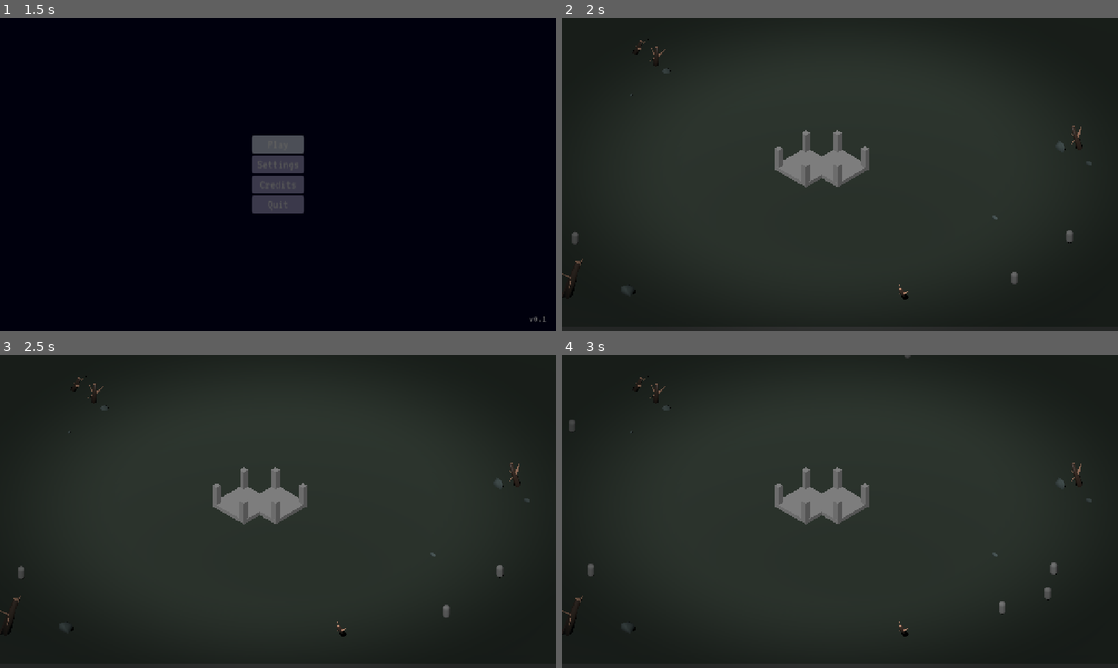
Above: before the commit, frames 1-4 (two rows, left to right).
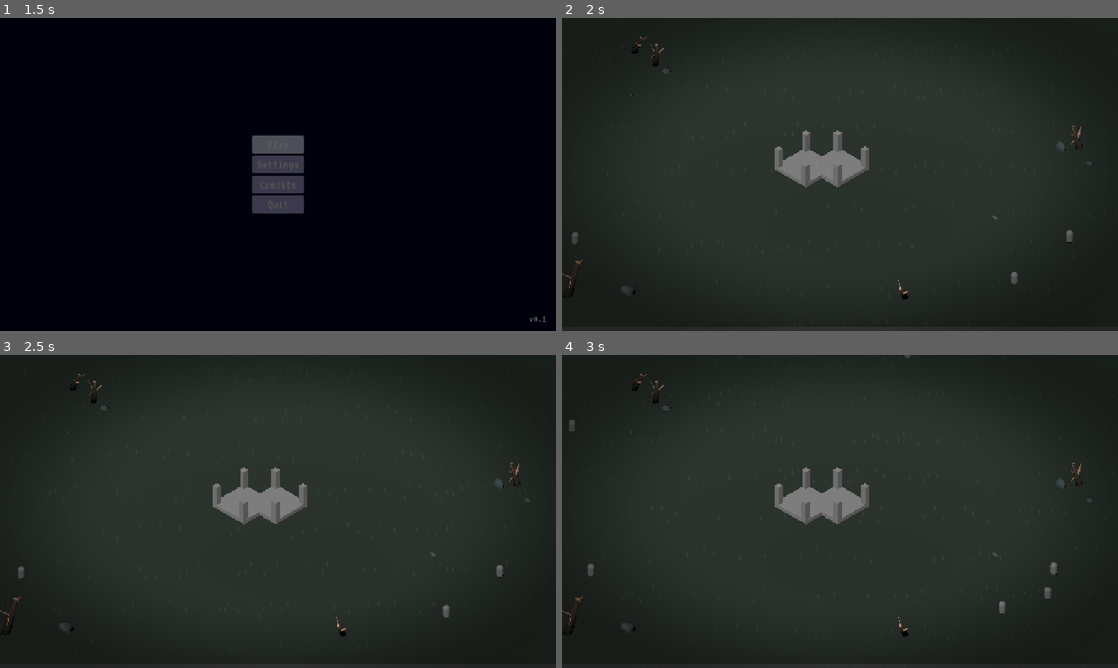
Above: after the commit, the same moments.

Repository: JeremyMarkWilcox/Tower-Defense
Game: Godot game, scene res://core/ui/boot.tscn
The game is run twice, just before and just after one commit, with the same random seed, the same clock (stepped at 60 frames per second) and the same inputs. Sound files missing from this copy of the repository are replaced by a short silence.
Inputs (mouse positions are in pixels of both pictures, inside the frame that each line leads up to):
- Up to frame 1 (1.5 s): click "Play" at 0.5 s; click "Play" at 1.25 s
- Up to frame 2 (2 s): no input
- Up to frame 3 (2.5 s): tap Enter at 2 s; move the mouse to (400, 495) at 2.02 s; hold Right (ui_right) from 2.03 s (still down); hold N (call_next_wave) from 2.03 s (still down); click (400, 495) at 2.17 s
- Up to frame 4 (3 s): move the mouse to (728, 527) at 2.77 s; release Right (ui_right) at 2.78 s; release N (call_next_wave) at 2.78 s; hold Down (ui_down) from 2.78 s (still down); tap B at 2.85 s; click (728, 527) at 2.92 s

Frame 1 is identical in both runs. In frame 2, less than 0.1% of the frame differs, in the area x 12-62%, y 6-90%; in frame 3, less than 0.1%; in frame 4, less than 0.1%.

Commit message:
Added Rain shader

Diff:
--- /dev/null
+++ b/assets/shaders/rain.gdshader
@@ -0,0 +1,79 @@
+shader_type canvas_item;
+render_mode unshaded, blend_mix;
+
+uniform vec4 rain_color : source_color =
+	vec4(0.65, 0.73, 0.77, 1.0);
+
+uniform float opacity : hint_range(0.0, 0.5) = 0.14;
+uniform float density : hint_range(0.0, 1.0) = 0.35;
+
+// Speed in screen-heights per second.
+uniform float fall_speed : hint_range(0.0, 2.0) = 0.65;
+
+// Positive values lean toward the right.
+uniform float slant : hint_range(-0.6, 0.6) = 0.15;
+
+// Size relative to the screen's height.
+uniform float streak_length : hint_range(0.005, 0.08) = 0.025;
+uniform float streak_width : hint_range(0.0005, 0.004) = 0.0012;
+
+
+float hash_2d(vec2 p) {
+	return fract(sin(dot(p, vec2(127.1, 311.7))) * 43758.5453);
+}
+
+
+void fragment() {
+	// Use screen-height units so streaks retain their proportions.
+	float aspect = SCREEN_PIXEL_SIZE.y / SCREEN_PIXEL_SIZE.x;
+	vec2 p = vec2(UV.x * aspect, UV.y);
+
+	// Slant the streaks and move the pattern downward.
+	p.x -= p.y * slant;
+	p.y -= TIME * fall_speed;
+
+	vec2 grid = vec2(48.0, 8.0);
+	vec2 cell = floor(p * grid);
+	vec2 local = fract(p * grid);
+
+	float seed = hash_2d(cell);
+
+	// Random position inside each cell, away from its boundaries.
+	float center_x = mix(
+		0.2, 0.8, hash_2d(cell + vec2(13.7, 9.2))
+	);
+	float center_y = mix(
+		0.3, 0.7, hash_2d(cell + vec2(4.1, 27.6))
+	);
+
+	vec2 distance_to_drop =
+		abs((local - vec2(center_x, center_y)) / grid);
+
+	float half_width = streak_width * 0.5;
+	float half_length = streak_length * 0.5;
+
+	// Soften the narrow edges to reduce pixel shimmer.
+	float aa = max(fwidth(p.x), 0.00001);
+
+	float across = 1.0 - smoothstep(
+		max(half_width - aa, 0.0),
+		half_width + aa,
+		distance_to_drop.x
+	);
+
+	float along = 1.0 - smoothstep(
+		0.0,
+		half_length,
+		distance_to_drop.y
+	);
+
+	float present = 1.0 - step(density, seed);
+	float brightness = mix(
+		0.5, 1.0, hash_2d(cell + vec2(38.2, 3.8))
+	);
+
+	float alpha =
+		across * along * present * brightness * opacity;
+
+	COLOR = vec4(rain_color.rgb, alpha * rain_color.a);
+}
--- a/game/game.tscn
+++ b/game/game.tscn
@@ -11,6 +11,7 @@
 [ext_resource type="PackedScene" uid="uid://dr52lc4bvyyj7" path="res://core/ui/settings_menu.tscn" id="3_m71xk"]
 [ext_resource type="PackedScene" uid="uid://c6plvsjtimxkn" path="res://assets/3dArt/dead_tree_01.glb" id="4_4cobl"]
 [ext_resource type="Resource" uid="uid://uaiismft5nub" path="res://game/data/waves/wave_01.tres" id="4_qf6n1"]
+[ext_resource type="Shader" uid="uid://bcqlmc0nah414" path="res://assets/shaders/rain.gdshader" id="5_ln7ps"]
 [ext_resource type="Resource" uid="uid://bpny3ka8b2xq5" path="res://game/data/waves/wave_02.tres" id="5_vsp63"]
 [ext_resource type="Resource" uid="uid://cb0dfd6owlsiq" path="res://game/data/waves/wave_03.tres" id="6_b686c"]
 [ext_resource type="PackedScene" uid="uid://ddt1m8s6wg7ju" path="res://core/ui/credits.tscn" id="6_dakft"]
@@ -20,6 +21,16 @@
 
 [sub_resource type="BoxMesh" id="BoxMesh_a5s0c"]
 size = Vector3(0.167, 0.167, 0.167)
+
+[sub_resource type="ShaderMaterial" id="ShaderMaterial_4cobl"]
+shader = ExtResource("5_ln7ps")
+shader_parameter/rain_color = Color(0.65, 0.73, 0.77, 1)
+shader_parameter/opacity = 0.14
+shader_parameter/density = 0.35
+shader_parameter/fall_speed = 0.65
+shader_parameter/slant = 0.15
+shader_parameter/streak_length = 0.025
+shader_parameter/streak_width = 0.0012
 
 [sub_resource type="ShaderMaterial" id="ShaderMaterial_b686c"]
 shader = ExtResource("3_hb504")
@@ -45,74 +56,85 @@
 [node name="DirectionalLight3D" type="DirectionalLight3D" parent="World" unique_id=1994589766]
 transform = Transform3D(0.8660254, -0.38302222, 0.32139382, 0, 0.64278764, 0.76604444, -0.5, -0.66341394, 0.5566704, 0, 0, 0)
 
-[node name="Ground" parent="World" unique_id=1918880653 instance=ExtResource("2_b686c")]
+[node name="Environment" type="Node3D" parent="World" unique_id=1459671944]
 
-[node name="Stronghold" parent="World" unique_id=2125922311 instance=ExtResource("1_qf6n1")]
+[node name="Ground" parent="World/Environment" unique_id=1918880653 instance=ExtResource("2_b686c")]
+
+[node name="Stronghold" parent="World/Environment" unique_id=2125922311 instance=ExtResource("1_qf6n1")]
 transform = Transform3D(-2.1855695e-07, 0, 5, 0, 1, 0, -5, 0, -2.1855695e-07, -1.495718, 1.0362198, 1.3766179)
 
-[node name="Slot_01" type="MeshInstance3D" parent="World" unique_id=100128813]
+[node name="Slot_01" type="MeshInstance3D" parent="World/Environment" unique_id=100128813]
 transform = Transform3D(4, 0, 0, 0, 14.11, 0, 0, 0, 4, -4.907729, 2.448382, 4.7888513)
 mesh = SubResource("BoxMesh_a5s0c")
 
-[node name="Slot_02" type="MeshInstance3D" parent="World" unique_id=1513955015]
+[node name="Slot_02" type="MeshInstance3D" parent="World/Environment" unique_id=1513955015]
 transform = Transform3D(4, 0, 0, 0, 14.11, 0, 0, 0, 4, -4.9091387, 2.4400382, 0.46123505)
 mesh = SubResource("BoxMesh_a5s0c")
 
-[node name="Slot_03" type="MeshInstance3D" parent="World" unique_id=1940641558]
+[node name="Slot_03" type="MeshInstance3D" parent="World/Environment" unique_id=1940641558]
 transform = Transform3D(4, 0, 0, 0, 14.11, 0, 0, 0, 4, -0.6060493, 2.448382, 4.7865343)
 mesh = SubResource("BoxMesh_a5s0c")
 
-[node name="Slot_04" type="MeshInstance3D" parent="World" unique_id=1296384859]
+[node name="Slot_04" type="MeshInstance3D" parent="World/Environment" unique_id=1296384859]
 transform = Transform3D(4, 0, 0, 0, 14.11, 0, 0, 0, 4, -2.4153163, 2.448382, -2.0408347)
 mesh = SubResource("BoxMesh_a5s0c")
 
-[node name="Slot_05" type="MeshInstance3D" parent="World" unique_id=541513090]
+[node name="Slot_05" type="MeshInstance3D" parent="World/Environment" unique_id=541513090]
 transform = Transform3D(4, 0, 0, 0, 14.11, 0, 0, 0, 4, 1.9207788, 2.448382, -2.0330393)
 mesh = SubResource("BoxMesh_a5s0c")
 
-[node name="Slot_06" type="MeshInstance3D" parent="World" unique_id=467748503]
+[node name="Slot_06" type="MeshInstance3D" parent="World/Environment" unique_id=467748503]
 transform = Transform3D(4, 0, 0, 0, 14.11, 0, 0, 0, 4, 1.9127023, 2.448382, 2.2808354)
 mesh = SubResource("BoxMesh_a5s0c")
 
-[node name="Enemies" type="Node3D" parent="World" unique_id=1363674715]
+[node name="Enemies" type="Node3D" parent="World/Environment" unique_id=1363674715]
 
-[node name="rock_01" parent="World" unique_id=885553891 instance=ExtResource("3_ee6o4")]
+[node name="rock_01" parent="World/Environment" unique_id=885553891 instance=ExtResource("3_ee6o4")]
 transform = Transform3D(1, 0, 0, 0, 1, 0, 0, 0, 1, 0, 0.3730229, 33.600082)
 
-[node name="rock_02" parent="World" unique_id=1986284191 instance=ExtResource("3_ee6o4")]
+[node name="rock_02" parent="World/Environment" unique_id=1986284191 instance=ExtResource("3_ee6o4")]
 transform = Transform3D(0.3141581, 0.9493706, 0, -0.9493706, 0.3141581, 0, 0, 0, 0.6221444, 13.93482, 0.8279035, -20.242075)
 
-[node name="rock_03" parent="World" unique_id=20079178 instance=ExtResource("3_ee6o4")]
+[node name="rock_03" parent="World/Environment" unique_id=20079178 instance=ExtResource("3_ee6o4")]
 transform = Transform3D(0.5, 0, 0, 0, 0.5, 0, 0, 0, 0.311, 18.81191, 0.5336988, -20.401806)
 
-[node name="rock_04" parent="World" unique_id=563846773 instance=ExtResource("3_ee6o4")]
+[node name="rock_04" parent="World/Environment" unique_id=563846773 instance=ExtResource("3_ee6o4")]
 transform = Transform3D(0.5, 0, 0, 0, 0.4385731, -0.14934951, 0, 0.24011175, 0.27279246, 18.952042, 0.64256907, -5.61253)
 
-[node name="rock_05" parent="World" unique_id=1502653079 instance=ExtResource("3_ee6o4")]
+[node name="rock_05" parent="World/Environment" unique_id=1502653079 instance=ExtResource("3_ee6o4")]
 transform = Transform3D(0.32751223, 0.41676426, -0.4298527, -0.48152298, 0.50379044, 1.1038849e-08, 0.2887409, 0.36742717, 0.48757216, -27.477098, 0.39540434, -0.03004837)
 
-[node name="rock_06" parent="World" unique_id=2140864810 instance=ExtResource("3_ee6o4")]
+[node name="rock_06" parent="World/Environment" unique_id=2140864810 instance=ExtResource("3_ee6o4")]
 transform = Transform3D(0.1093387, 0.120583795, -0.14350466, -0.16075459, 0.14576335, 3.6852774e-09, 0.09639504, 0.10630892, 0.16277409, -26.74106, 0.8000392, 6.219616)
 
-[node name="dead_tree_01" parent="World" unique_id=592016842 instance=ExtResource("4_4cobl")]
-transform = Transform3D(0.81883156, 0, 0.5740338, 0.054177523, 0.9955362, -0.077281624, -0.57147145, 0.094380364, 0.8151765, -29.030489, -0.12676573, 0)
+[node name="dead_tree_01" parent="World/Environment" unique_id=592016842 instance=ExtResource("4_4cobl")]
+transform = Transform3D(0.81883156, 0, 0.5740338, 0.054177523, 0.9955362, -0.077281624, -0.57147145, 0.094380364, 0.8151765, -29.030489, 0.2590394, 0)
 
-[node name="dead_tree_04" parent="World" unique_id=1535275759 instance=ExtResource("4_4cobl")]
+[node name="dead_tree_04" parent="World/Environment" unique_id=1535275759 instance=ExtResource("4_4cobl")]
 transform = Transform3D(0.71920925, -0.4207495, 0.5529085, 0.39516875, 0.90225387, 0.17256705, -0.57147145, 0.094380364, 0.8151765, 16.212196, 0.11251664, -21.931486)
 
-[node name="dead_tree_05" parent="World" unique_id=973768381 instance=ExtResource("4_4cobl")]
-transform = Transform3D(0.9599308, 0.12586583, 0.2503802, 0.040534675, 0.8217017, -0.5684741, -0.2772895, 0.5558451, 0.78367513, 22.680407, 0.19398928, 12.103888)
+[node name="dead_tree_05" parent="World/Environment" unique_id=973768381 instance=ExtResource("4_4cobl")]
+transform = Transform3D(0.9599308, 0.12586583, 0.2503802, 0.040534675, 0.8217017, -0.5684741, -0.2772895, 0.5558451, 0.78367513, 22.680407, 0.26457572, 12.103888)
 
-[node name="dead_tree_02" parent="World" unique_id=1428054735 instance=ExtResource("4_4cobl")]
+[node name="dead_tree_02" parent="World/Environment" unique_id=1428054735 instance=ExtResource("4_4cobl")]
 transform = Transform3D(-0.5615691, 0.2927253, 1.4693375, -0.10446862, 1.5576932, -0.35025468, -1.4945657, -0.21886998, -0.5276073, -4.3433876, -0.121925116, 39.03974)
 
-[node name="dead_tree_03" parent="World" unique_id=588193272 instance=ExtResource("4_4cobl")]
-transform = Transform3D(0.7547453, 0.36306286, -0.5463926, -0.29408714, 0.93176466, 0.21290232, 0.58640623, 0, 0.8100171, -32.634163, -0.12676573, 0)
+[node name="dead_tree_03" parent="World/Environment" unique_id=588193272 instance=ExtResource("4_4cobl")]
+transform = Transform3D(0.7547453, 0.36306286, -0.5463926, -0.29408714, 0.93176466, 0.21290232, 0.58640623, 0, 0.8100171, -32.634163, 0.3410957, 0)
 
 [node name="Atmosphere" type="CanvasLayer" parent="." unique_id=67527882]
 layer = 0
 
-[node name="Shader" type="ColorRect" parent="Atmosphere" unique_id=1088106623]
+[node name="Rain" type="ColorRect" parent="Atmosphere" unique_id=1144361930]
+material = SubResource("ShaderMaterial_4cobl")
+anchors_preset = 15
+anchor_right = 1.0
+anchor_bottom = 1.0
+grow_horizontal = 2
+grow_vertical = 2
+mouse_filter = 2
+
+[node name="Shadow" type="ColorRect" parent="Atmosphere" unique_id=1088106623]
 material = SubResource("ShaderMaterial_b686c")
 anchors_preset = 15
 anchor_right = 1.0
@@ -128,14 +150,14 @@
 pause_menu = NodePath("../../UI/PauseMenu")
 wave_manager = NodePath("../WaveManager")
 end_screen = NodePath("../../UI/EndScreen")
-stronghold = NodePath("../../World/Stronghold")
+stronghold = NodePath("../../World/Environment/Stronghold")
 gold_manager = NodePath("../GoldManager")
 
 [node name="WaveManager" type="Node" parent="Systems" unique_id=1737513906 node_paths=PackedStringArray("enemy_container", "stronghold")]
 script = ExtResource("2_u5opy")
 waves = Array[ExtResource("3_3vho3")]([ExtResource("4_qf6n1"), ExtResource("5_vsp63"), ExtResource("6_b686c")])
-enemy_container = NodePath("../../World/Enemies")
-stronghold = NodePath("../../World/Stronghold")
+enemy_container = NodePath("../../World/Environment/Enemies")
+stronghold = NodePath("../../World/Environment/Stronghold")
 spawn_radius = 32.0
 arrive_radius = 2.5
 
Not shown, added: assets/shaders/rain.gdshader.uid
